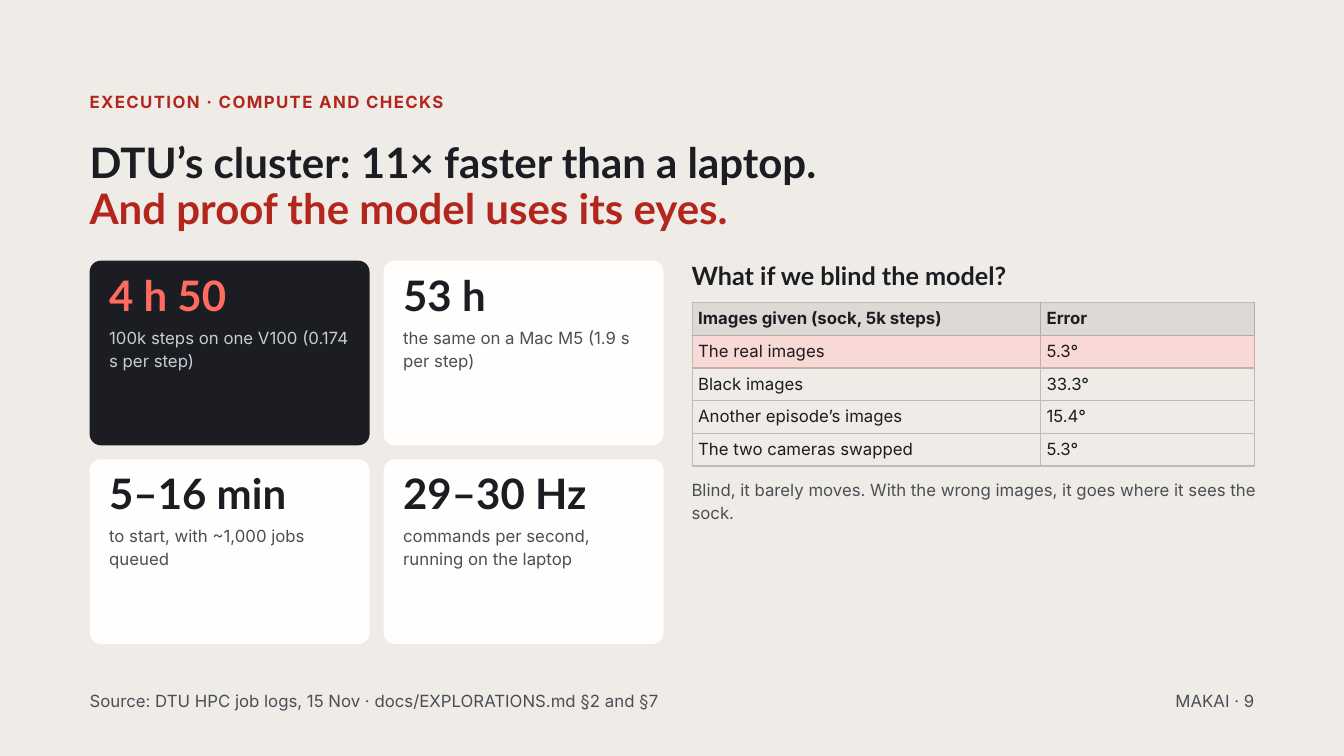
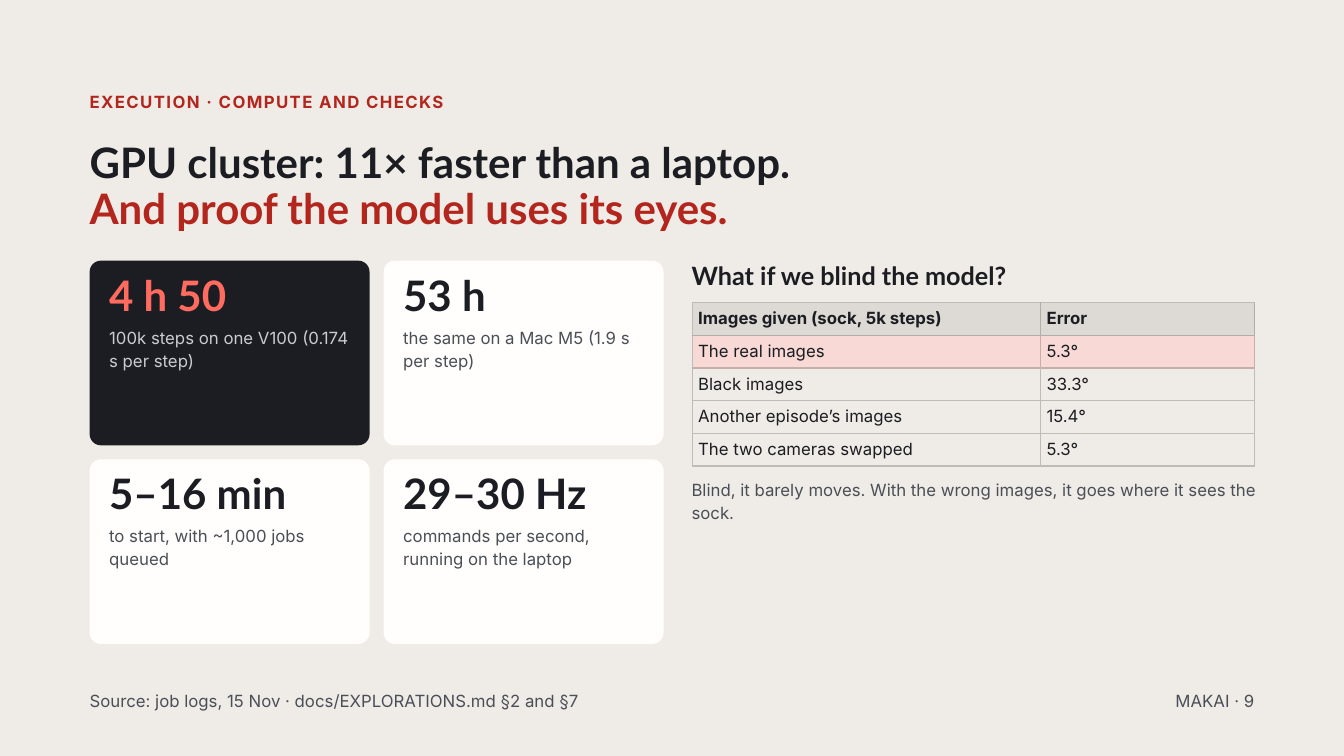
Before and after one commit to AliGhemires/MAKAI, a slide deck: slide 8 of MAKAI pitch.pptx. Drawn at 1344x756 pixels with LibreOffice and Linux fonts; fonts in the diff are those of the drawing. Boxes give left, top, right and bottom in pixels: in the first picture for what was removed or moved away, otherwise in the second. Text is boxed around its words. In the diff, an @@ line names an element or a change of style, - is before the commit and + after.

```diff
--- a/MAKAI pitch.pptx
+++ b/MAKAI pitch.pptx
@@ title at (90,147,790,185): text changed @@
-DTU’s cluster: 11× faster than a laptop.
+GPU cluster: 11× faster than a laptop.
@@ text at (90,694,578,711): text changed @@
-Source: DTU HPC job logs, 15 Nov · docs/EXPLORATIONS.md §2 and §7
+Source: job logs, 15 Nov · docs/EXPLORATIONS.md §2 and §7
```
Also in this commit, not shown: 6 other slides changed, 1 slide added, 7 other files.
